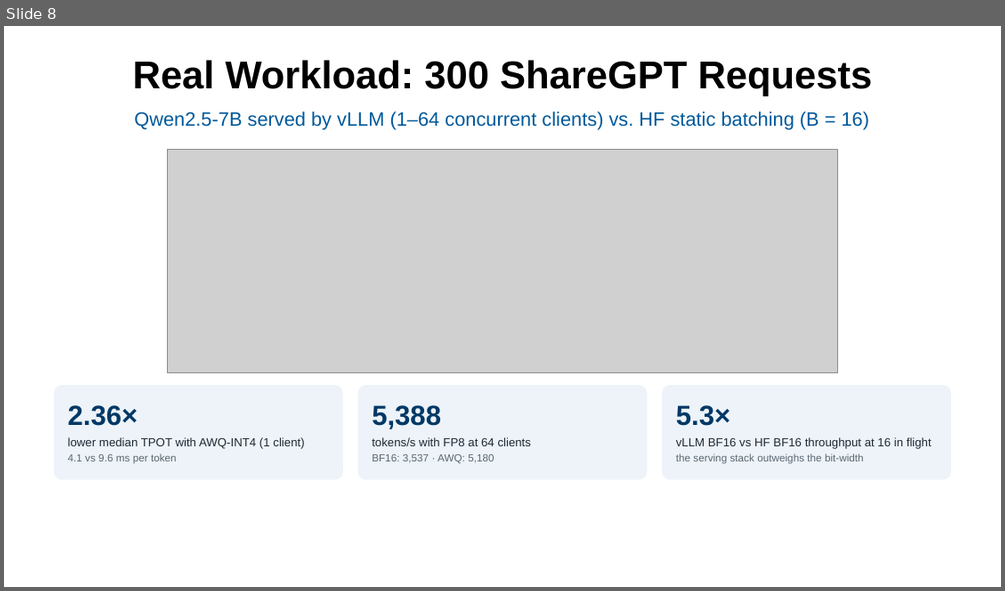
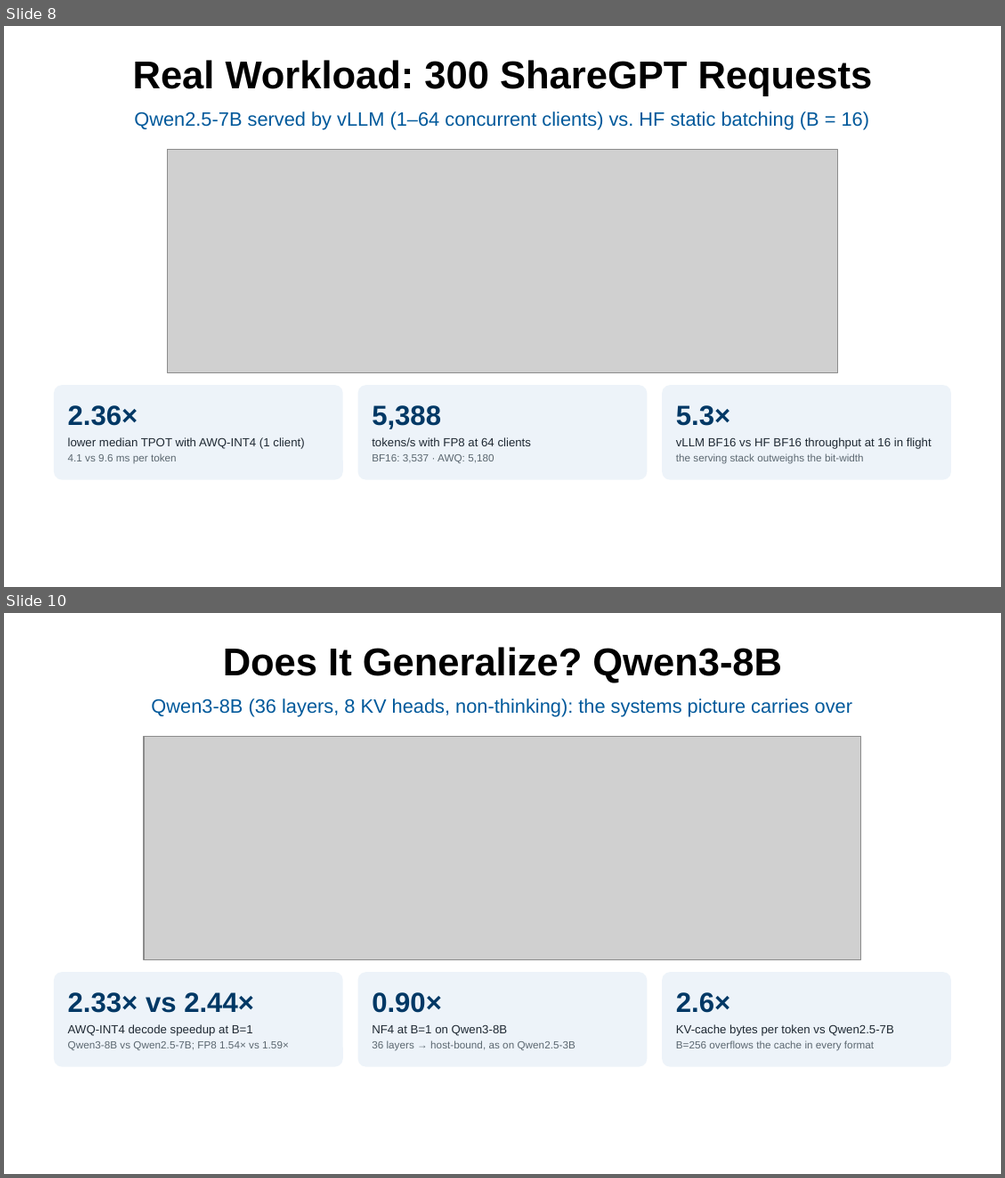
Before and after one commit to zz9tf/6359-SYS-ARCHITECT-course-work, a slide deck: final_project/slides/final_presentation.pptx. Shown one above the other, each under a label of ours: slide 8 before the commit, slides 8 and 10 after it; the slides between them are not shown. The pictures are 1005x591 and 1005x1178 pixels, drawn with LibreOffice and Linux fonts; fonts in the diff are those of the drawing; grey boxes stand for pictures; background and template pictures are left out. Boxes give left, top, right and bottom in pixels: in the first picture for what was removed or moved away, otherwise in the second. Text is boxed around its words. In the diff, an @@ line names an element or a change of style, - is before the commit and + after.

Commit message:
Final results, report and slides
- 14B HF quality (NF4, LLM.int8()) and MMLU complete; Qwen3-8B quality complete
- report: compiled main.pdf; 14B NF4 capacity result, NF4 speedup trend across sizes,
  model-specific quality caveat from Qwen3-8B, detail tables in the appendix
- slides: generalization slide, quality and takeaway slides from the report's numbers
- README key findings and results regenerated; run_all.sh covers every experiment

```diff
--- a/final_project/slides/final_presentation.pptx
+++ b/final_project/slides/final_presentation.pptx
@@ slide 10 added at (x1=4, y1=613, x2=1001, y2=1174), background picture (left out) @@
@@ title added at (x1=223, y1=647, x2=782, y2=683), 28 pt, text #000000, bold @@
+Does It Generalize? Qwen3-8B
@@ text added at (x1=151, y1=698, x2=852, y2=717), 14 pt, text #00599B @@
+Qwen3-8B (36 layers, 8 KV heads, non-thinking): the systems picture carries over
@@ picture added at (x1=144, y1=737, x2=860, y2=960) @@
@@ rounded rectangle added at (x1=54, y1=972, x2=343, y2=1067), fill #EDF3F9 @@
@@ rounded rectangle added at (x1=358, y1=972, x2=647, y2=1067), fill #EDF3F9 @@
@@ rounded rectangle added at (x1=662, y1=972, x2=951, y2=1067), fill #EDF3F9 @@
@@ text added at (x1=68, y1=992, x2=254, y2=1013), 20 pt, text #003865, bold @@
+2.33× vs 2.44×
@@ text added at (x1=372, y1=992, x2=442, y2=1013), 20 pt, text #003865, bold @@
+0.90×
@@ text added at (x1=676, y1=992, x2=730, y2=1013), 20 pt, text #003865, bold @@
+2.6×
@@ text added at (x1=68, y1=1024, x2=289, y2=1050), 7.5 pt, text #5B6770 @@
+AWQ-INT4 decode speedup at B=1
+Qwen3-8B vs Qwen2.5-7B; FP8 1.54× vs 1.59×
@@ text added at (x1=372, y1=1024, x2=575, y2=1051), 7.5 pt, text #5B6770 @@
+NF4 at B=1 on Qwen3-8B
+36 layers → host-bound, as on Qwen2.5-3B
@@ text added at (x1=676, y1=1024, x2=894, y2=1051), 7.5 pt, text #5B6770 @@
+KV-cache bytes per token vs Qwen2.5-7B
+B=256 overflows the cache in every format
```
Also in this commit, not shown: 3 slides changed, 50 other files.
